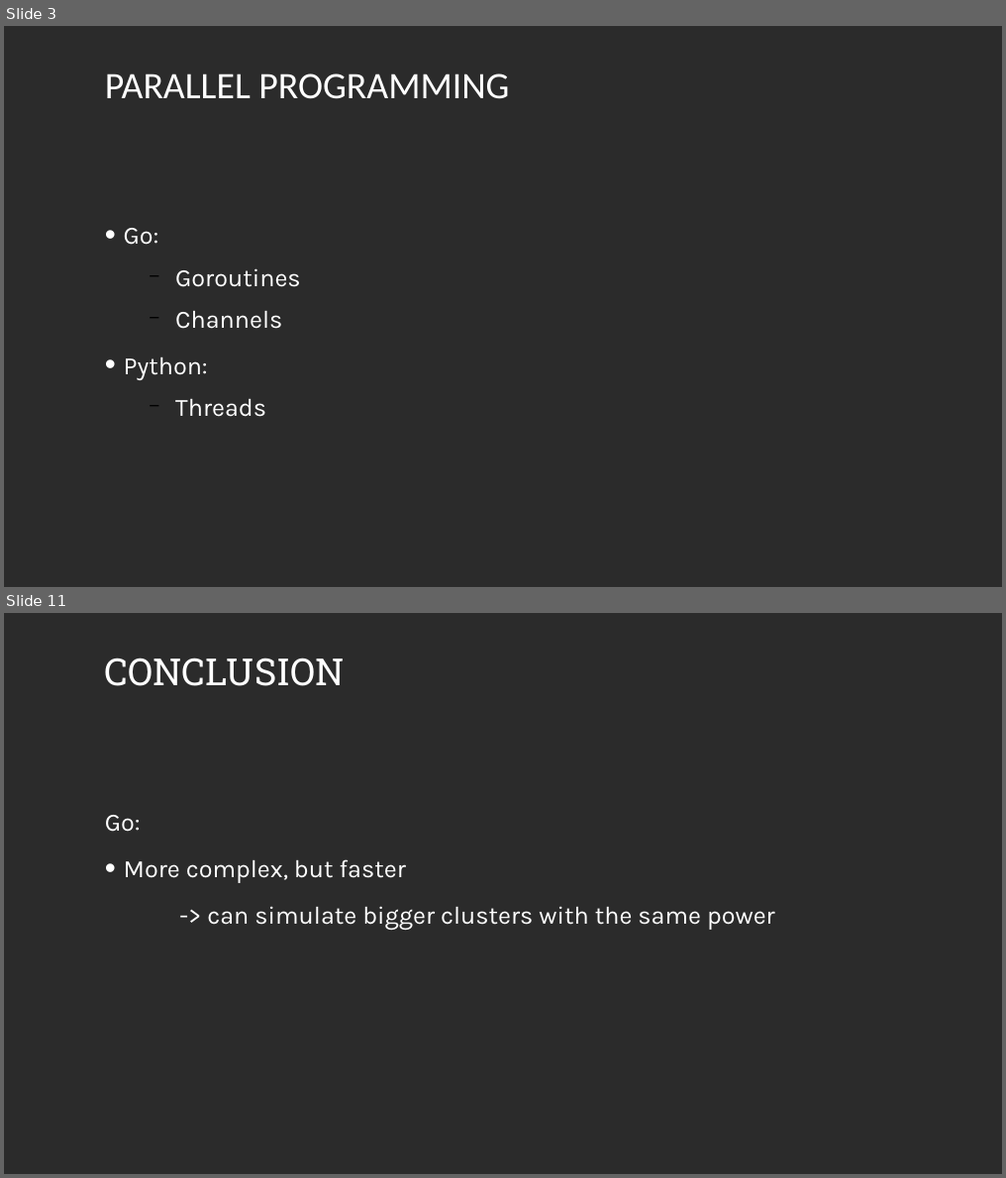
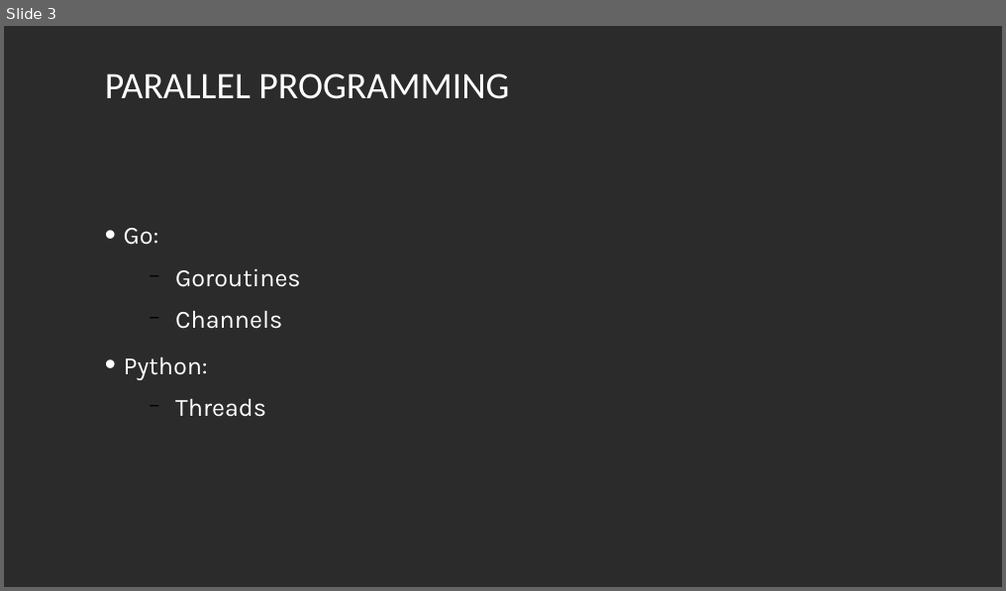
Before and after one commit to LukasKiederle/seminar-compare-go, a slide deck: Comparing Raft algorithm in go and Python.pptx. Shown one above the other, each under a label of ours: slides 3 and 11 before the commit, slide 3 after it; the slides between them are not shown. The pictures are 1006x1178 and 1006x591 pixels, drawn with LibreOffice and Linux fonts; fonts in the diff are those of the drawing; background and template pictures are left out; a plain dark background stands for a picture behind light text. Boxes give left, top, right and bottom in pixels: in the first picture for what was removed or moved away, otherwise in the second. Text is boxed around its words. In the diff, an @@ line names an element or a change of style, - is before the commit and + after.

```diff
--- a/Comparing Raft algorithm in go and Python.pptx
+++ b/Comparing Raft algorithm in go and Python.pptx
@@ slide 11 removed at (4,613,1002,1174), background picture (left out) @@
@@ text removed at (105,658,345,686) @@
-CONCLUSION
@@ text removed at (105,815,775,930) @@
-Go:
-• More complex, but faster
--> can simulate bigger clusters with the same power
```
Also in this commit, not shown: 8 slides changed, 1 slide added, 1 other slide removed.
